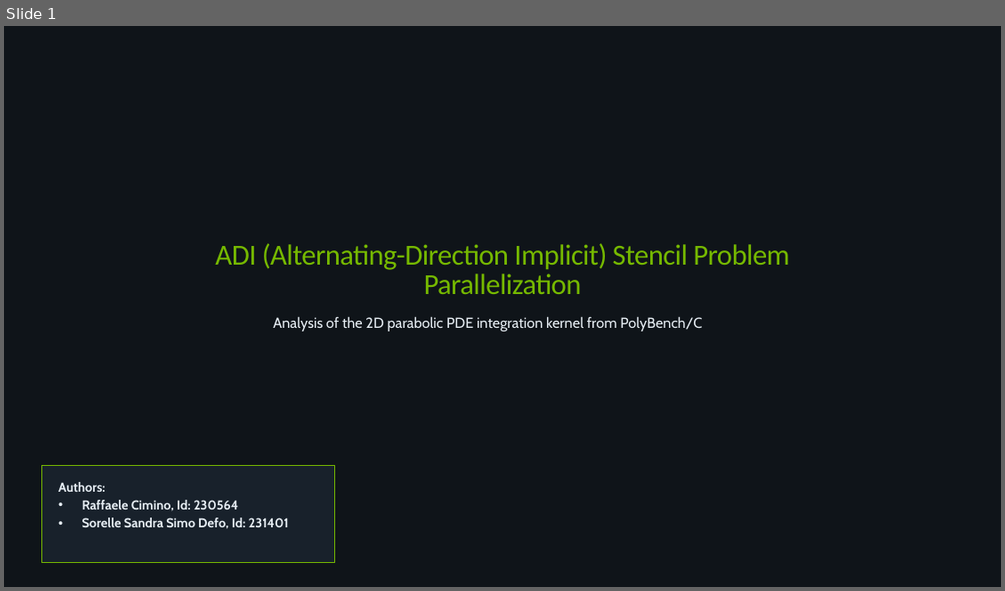
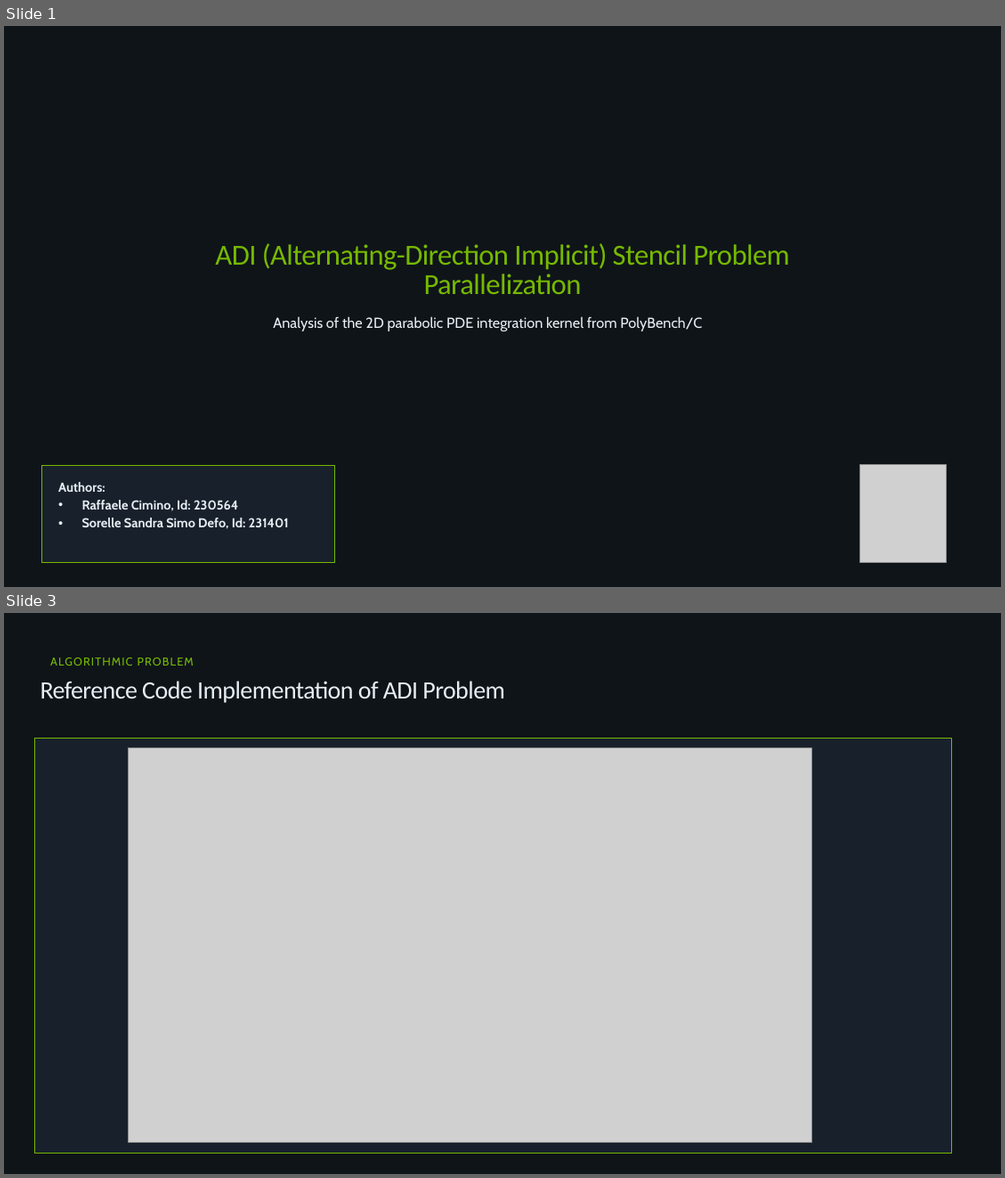
Before and after one commit to markx86/hpc-assignments, a slide deck: Problem_ADI-Alternating-Direction-Implicit-Stencil_Parallel-Solutions_Assignment-1_Team-8.pptx. Shown one above the other, each under a label of ours: slide 1 before the commit, slides 1 and 3 after it; the slides between them are not shown. The pictures are 1005x591 and 1005x1178 pixels, drawn with LibreOffice and Linux fonts; fonts in the diff are those of the drawing; grey boxes stand for pictures. Boxes give left, top, right and bottom in pixels: in the first picture for what was removed or moved away, otherwise in the second. Text is boxed around its words. In the diff, an @@ line names an element or a change of style, - is before the commit and + after.

```diff
--- a/Problem_ADI-Alternating-Direction-Implicit-Stencil_Parallel-Solutions_Assignment-1_Team-8.pptx
+++ b/Problem_ADI-Alternating-Direction-Implicit-Stencil_Parallel-Solutions_Assignment-1_Team-8.pptx
@@ slide 3 added at [4,613,1001,1174], background #0F1419 @@
@@ text added at [50,657,194,666], 11 pt, text #76B900 @@
+ALGORITHMIC PROBLEM
@@ text added at [40,681,505,703], 24 pt, text #E6EDF3 @@
+Reference Code Implementation of ADI Problem
@@ rectangle added at [34,737,951,1152], fill #18212B, outline #76B900 0.5 pt @@
@@ picture added at [128,747,811,1143] @@
@@ slide 1 changed as well @@
@@ picture added at [860,464,947,562] @@
```
Also in this commit, not shown: 5 other slides changed, 1 other slide added, 2 slides removed.
